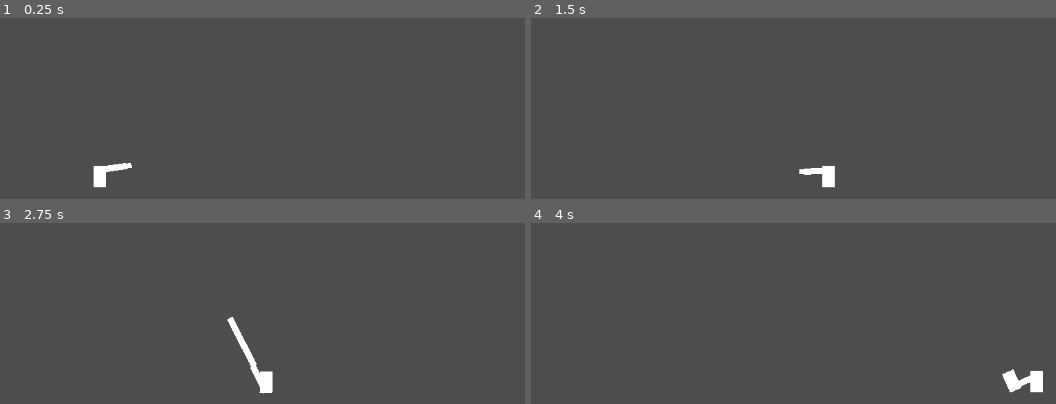
Above: before the commit, frames 1-4 (two rows, left to right).
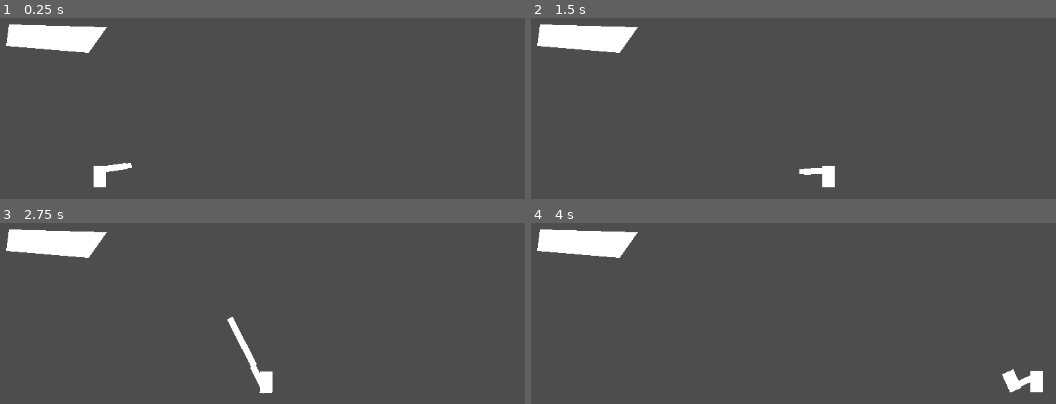
Above: after the commit, the same moments.

Repository: JakeTheHermitCrab/GodotGame-FlashSpace
Game: Godot game, scene res://scenes/main.tscn
Same seed, same stepped clock (60 frames per second), same inputs: the game is played once before the commit and once after it.
Inputs (mouse positions are in pixels of both pictures, inside the frame that each line leads up to):
- Up to frame 1 (0.25 s): no input
- Up to frame 2 (1.5 s): tap Enter (ui_accept) at 0.5, 0.77 s; move the mouse to (830, 144) at 0.52 s; hold D (right) from 0.53 s (still down); click (830, 144) at 0.6 s; move the mouse to (outside the picture) at 1.27 s; tap 1 (itemSlot1) at 1.35 s
- Up to frame 3 (2.75 s): tap Enter (ui_accept) at 1.52 s; click (outside the picture) at 1.55 s; move the mouse to (204, 271) at 2.02 s; release D (right) at 2.03 s; hold A (left) from 2.03 s (still down); tap 2 (itemSlot2) at 2.1 s; click (204, 271) at 2.3 s
- Up to frame 4 (4 s): move the mouse to (outside the picture) at 2.77 s; release A (left) at 2.78 s; hold D (right) from 2.78 s (still down); tap 3 (itemSlot3) at 2.85 s; tap Enter (ui_accept) at 3.02, 3.77 s; click (outside the picture) at 3.05 s; move the mouse to (outside the picture) at 3.52 s; click (outside the picture) at 3.6 s

The runs differ from the first frame. In frame 1, 2.3% of the frame differs, in the area x 1-21%, y 3-20%; in frame 2, 2.3%; in frame 3, 2.3%; in frame 4, 2.3%.

Commit message:
worked on the shotgun
I want the shotgun to be hit scan because I think it would be more practical during gameplay and it would be simpler to implement.

Diff:
--- a/scenes/main.tscn
+++ b/scenes/main.tscn
@@ -6,6 +6,9 @@
 [ext_resource type="PackedScene" uid="uid://cbokvjx62lqru" path="res://scenes/flash_light.tscn" id="3_sugp2"]
 [ext_resource type="PackedScene" uid="uid://cfm5cgsjsj8aq" path="res://scenes/shotgun.tscn" id="5_tbgi4"]
 [ext_resource type="PackedScene" uid="uid://dawsnfcxawrmi" path="res://scenes/compas.tscn" id="6_tefeu"]
+
+[sub_resource type="RectangleShape2D" id="RectangleShape2D_tefeu"]
+size = Vector2(134, 32)
 
 [node name="main" type="Node" unique_id=941396977]
 script = ExtResource("1_jyhfs")
@@ -25,6 +28,15 @@
 [node name="compas" parent="player/playerArm" unique_id=1363159827 instance=ExtResource("6_tefeu")]
 position = Vector2(30, 0)
 
+[node name="Area2D" type="Area2D" parent="." unique_id=1904619850]
+
+[node name="Polygon2D" type="Polygon2D" parent="Area2D" unique_id=947892913]
+polygon = PackedVector2Array(408, 119, 549, 123, 523, 160, 404, 150)
+
+[node name="CollisionShape2D" type="CollisionShape2D" parent="Area2D" unique_id=277398004]
+position = Vector2(472, 137)
+shape = SubResource("RectangleShape2D_tefeu")
+
 [connection signal="itemSwitch1" from="." to="player" method="_on_main_item_switch_1"]
 [connection signal="itemSwitch2" from="." to="player" method="_on_main_item_switch_2"]
 [connection signal="itemSwitch3" from="." to="player" method="_on_main_item_switch_3"]
--- a/scenes/shotgun.tscn
+++ b/scenes/shotgun.tscn
@@ -14,3 +14,8 @@
 [node name="CollisionShape2D" type="CollisionShape2D" parent="." unique_id=2085151356]
 position = Vector2(38.5, -3.5)
 shape = SubResource("RectangleShape2D_5ptbe")
+
+[node name="RayCast2D" type="RayCast2D" parent="." unique_id=1735377724]
+position = Vector2(78, -3)
+target_position = Vector2(478, -2)
+collide_with_areas = true
--- a/scripts/global.gd
+++ b/scripts/global.gd
@@ -3,3 +3,5 @@
 var isFlashSelected = 1
 var isGunSelected = 0
 var isCompassSelected = 0
+
+var gunShoot = 0
--- a/scripts/shotgun.gd
+++ b/scripts/shotgun.gd
@@ -1,5 +1,6 @@
 extends Area2D
 
+@onready var ray_cast_2d: RayCast2D = $RayCast2D
 
 # Called when the node enters the scene tree for the first time.
 func _ready() -> void:
@@ -7,7 +8,12 @@
 
 func _physics_process(delta):
 	gunHide()
-
+	if Input.is_action_just_pressed("leftClick"):
+		Global.gunShoot = 1
+		if ray_cast_2d.is_colliding():
+			print("hit")
+		else:
+			print("nothing")
 
 func _on_player_shot_gun_switch() -> void:
 	show()
